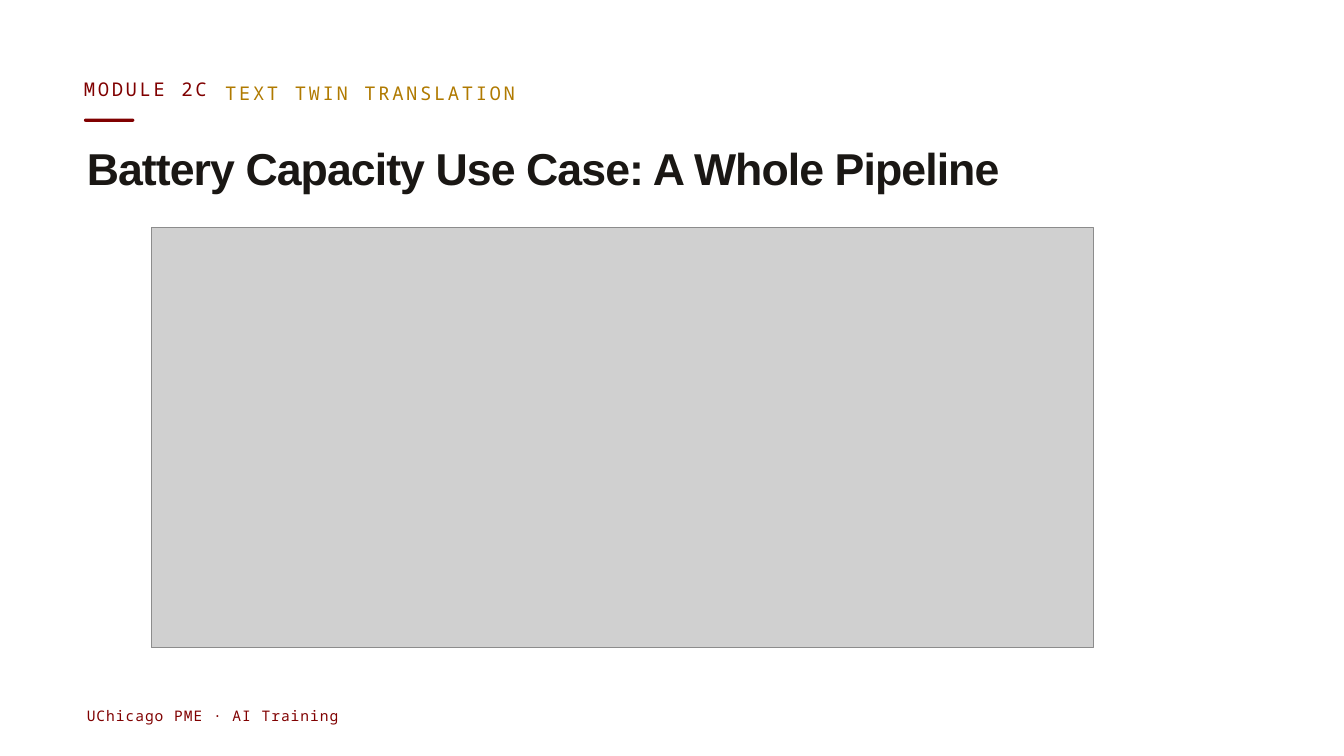
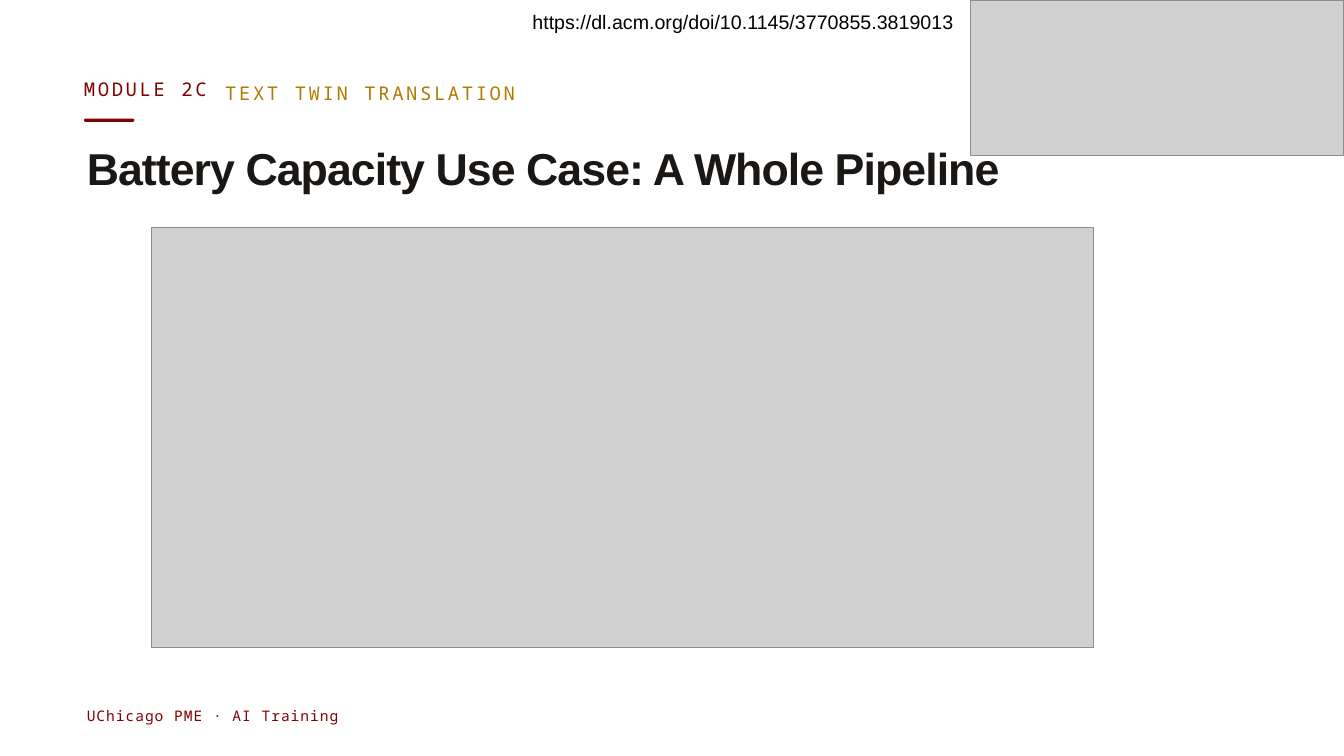
Before and after one commit to ruiding-uchicago/NRT_Training_Materials, a slide deck: slide 22 of UChicago-PME-AI-Training_v3.pptx. Drawn at 1344x756 pixels with LibreOffice and Linux fonts; fonts in the diff are those of the drawing; grey boxes stand for pictures. Boxes give left, top, right and bottom in pixels: in the first picture for what was removed or moved away, otherwise in the second. Text is boxed around its words. In the diff, an @@ line names an element or a change of style, - is before the commit and + after.

```diff
--- a/UChicago-PME-AI-Training_v3.pptx
+++ b/UChicago-PME-AI-Training_v3.pptx
@@ text added at <box>532,14,953,33</box>, 14 pt, text #000000 @@
+https://dl.acm.org/doi/10.1145/3770855.3819013
@@ picture added at <box>971,0,1344,155</box> @@
```
Also in this commit, not shown: 1 other slide changed.
